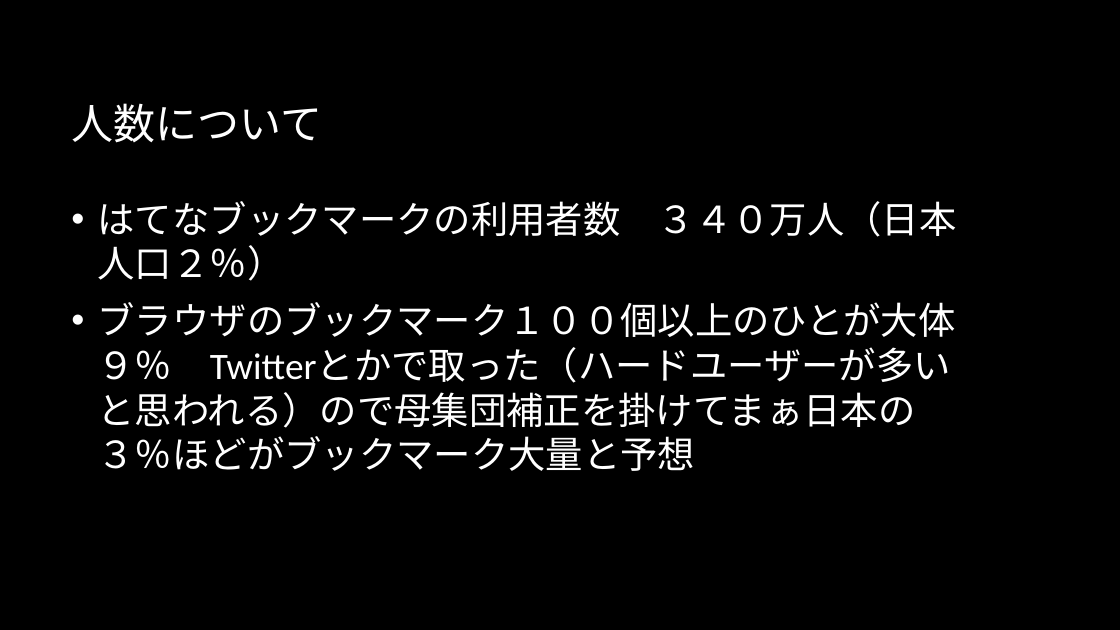
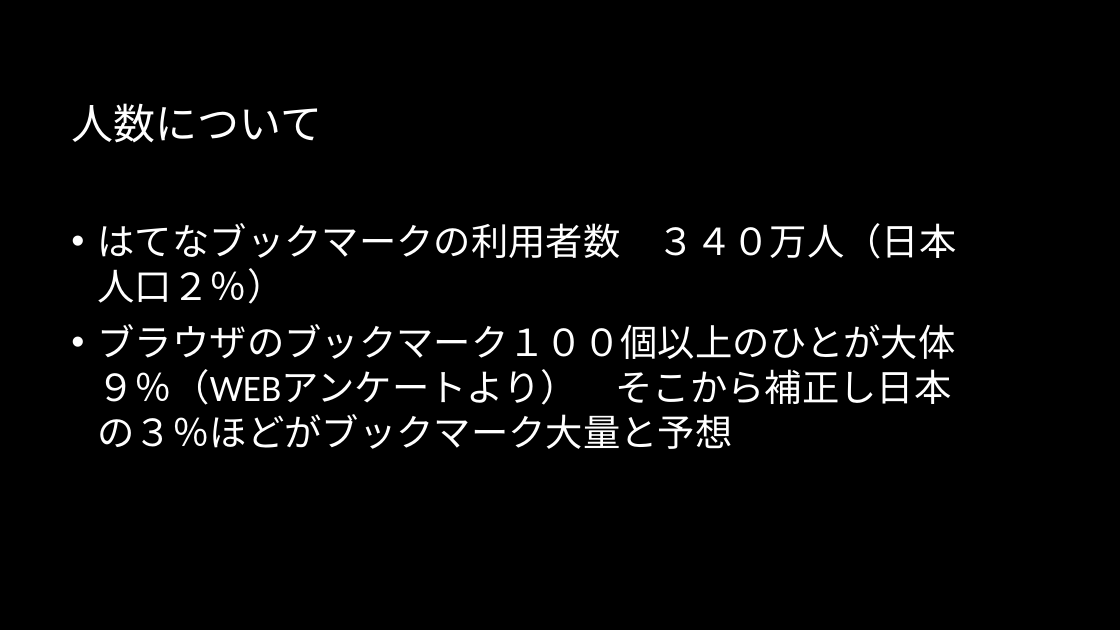
Before and after one commit to Sorarinu/ProjectP2016_F, a slide deck: slide 9 of production-idea/中間発表.pptx (slide 8 before the commit). Drawn at 1120x630 pixels with LibreOffice and Linux fonts; fonts in the diff are those of the drawing; background and template pictures are left out. Boxes give left, top, right and bottom in pixels: in the first picture for what was removed or moved away, otherwise in the second. Text is boxed around its words. In the diff, an @@ line names an element or a change of style, - is before the commit and + after.

```diff
--- a/production-idea/中間発表.pptx
+++ b/production-idea/中間発表.pptx
@@ text at box(98, 324, 956, 449): text changed @@
-• ブラウザのブックマーク１００個以上のひとが大体９％ Twitterとかで取った（ハードユーザーが多いと思われる）ので母集団補正を掛けてまぁ日本の３％ほどがブックマーク大量と予想
+• ブラウザのブックマーク１００個以上のひとが大体９％（WEBアンケートより） そこから補正し日本の３％ほどがブックマーク大量と予想
```
Also in this commit, not shown: 8 other slides changed, 1 slide added.
